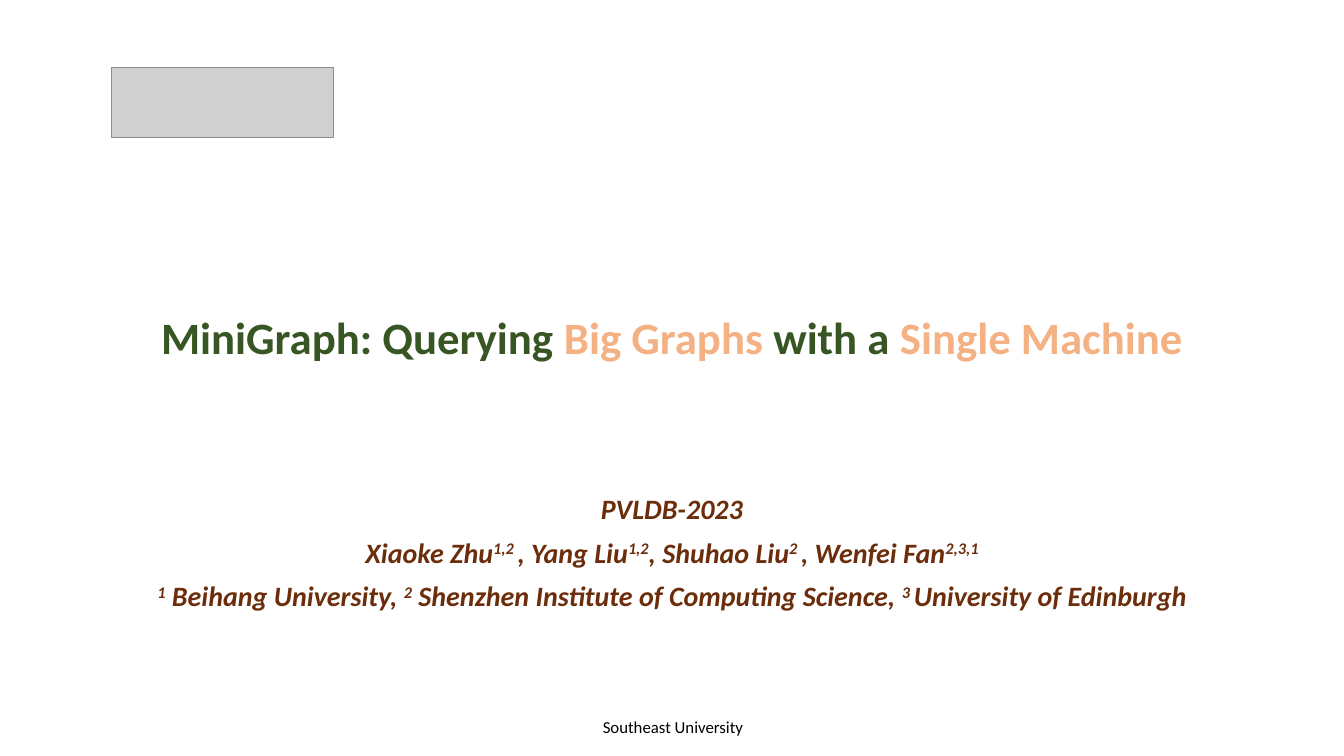
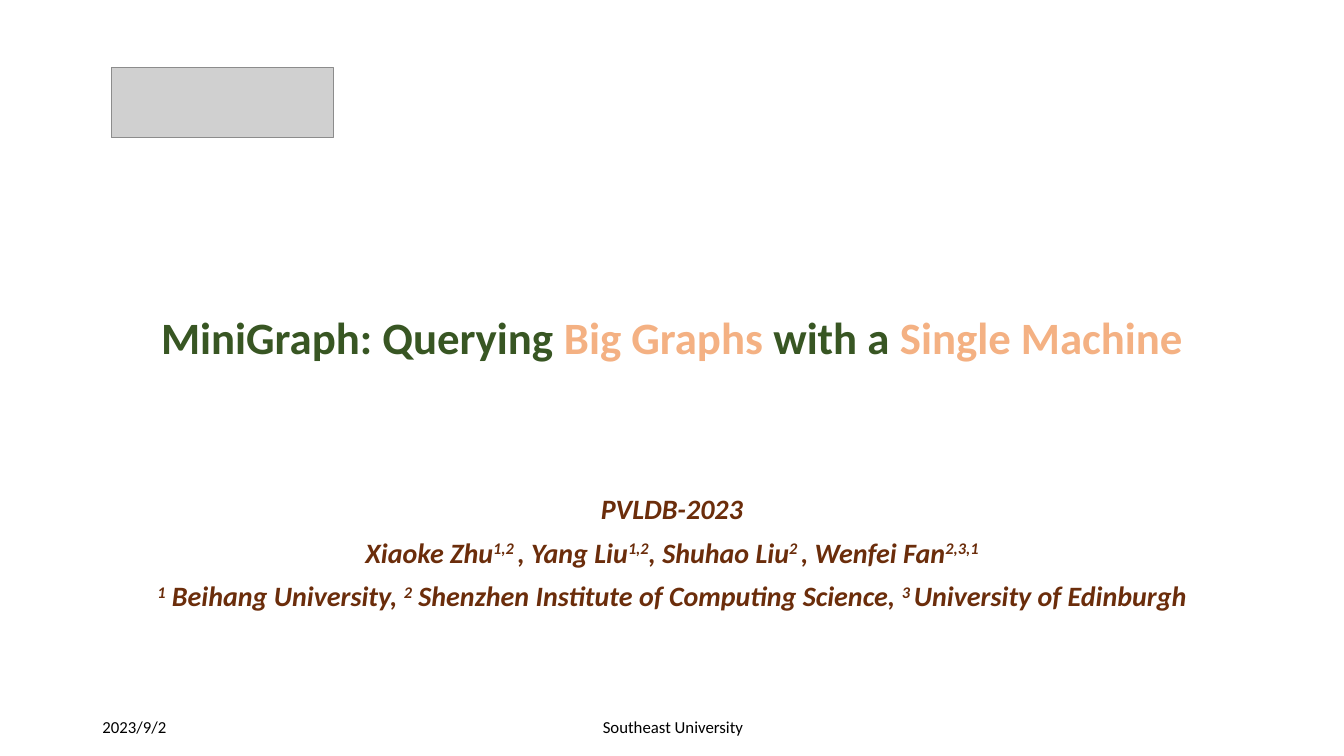
Before and after one commit to seu-cloud/seu-cloud-study, a slide deck: slide 1 of PPT/2023/20230512-白文超-MiniGraph.pptx. Drawn at 1344x756 pixels with LibreOffice and Linux fonts; fonts in the diff are those of the drawing; grey boxes stand for pictures; background and template pictures are left out. Boxes give left, top, right and bottom in pixels: in the first picture for what was removed or moved away, otherwise in the second. Text is boxed around its words. In the diff, an @@ line names an element or a change of style, - is before the commit and + after.

```diff
--- a/PPT/2023/20230512-白文超-MiniGraph.pptx
+++ b/PPT/2023/20230512-白文超-MiniGraph.pptx
@@ text added at (x1=102, y1=721, x2=166, y2=734), 12 pt, text #000000 @@
+2023/9/2
```
Also in this commit, not shown: 2 other slides changed, 3 other files.
